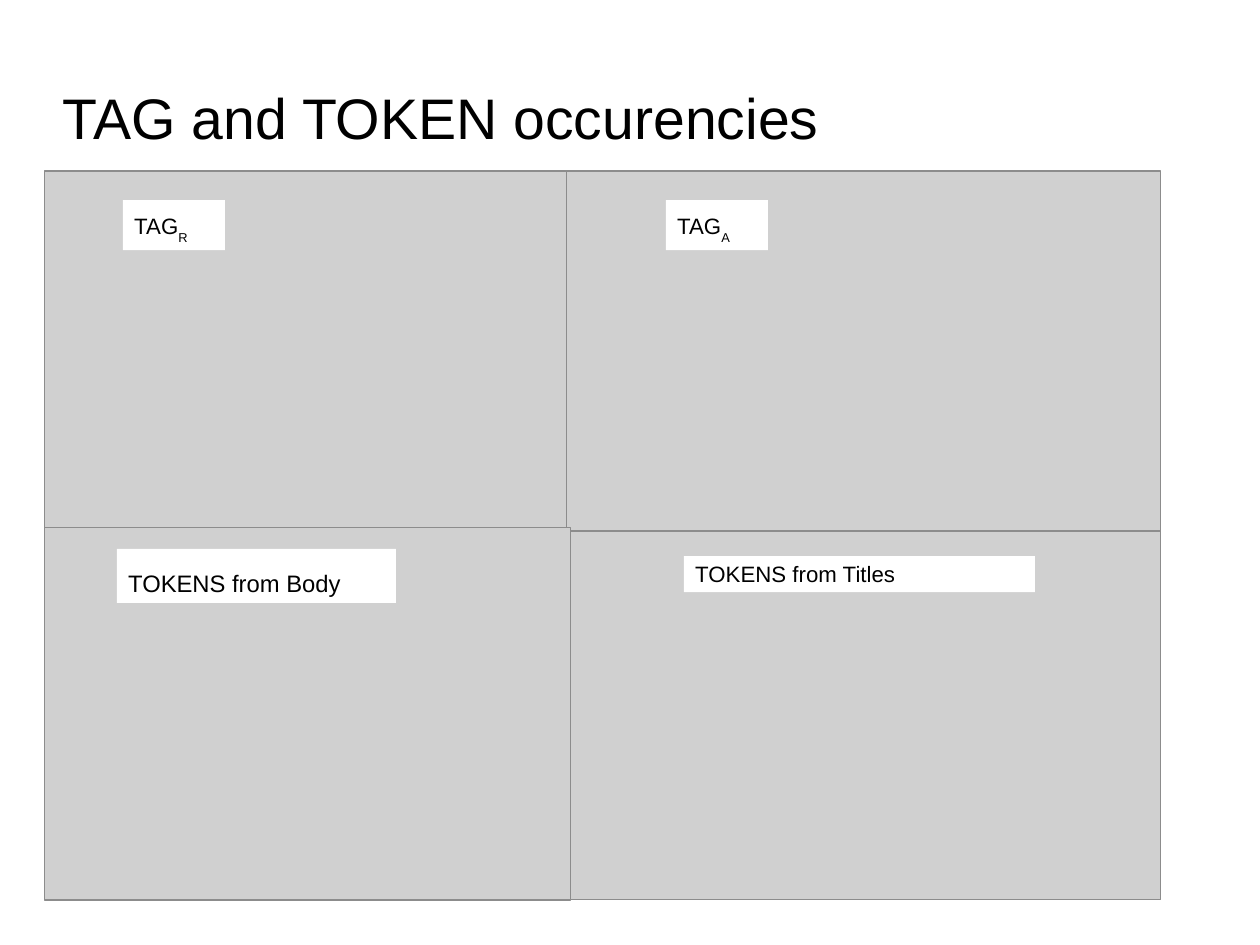
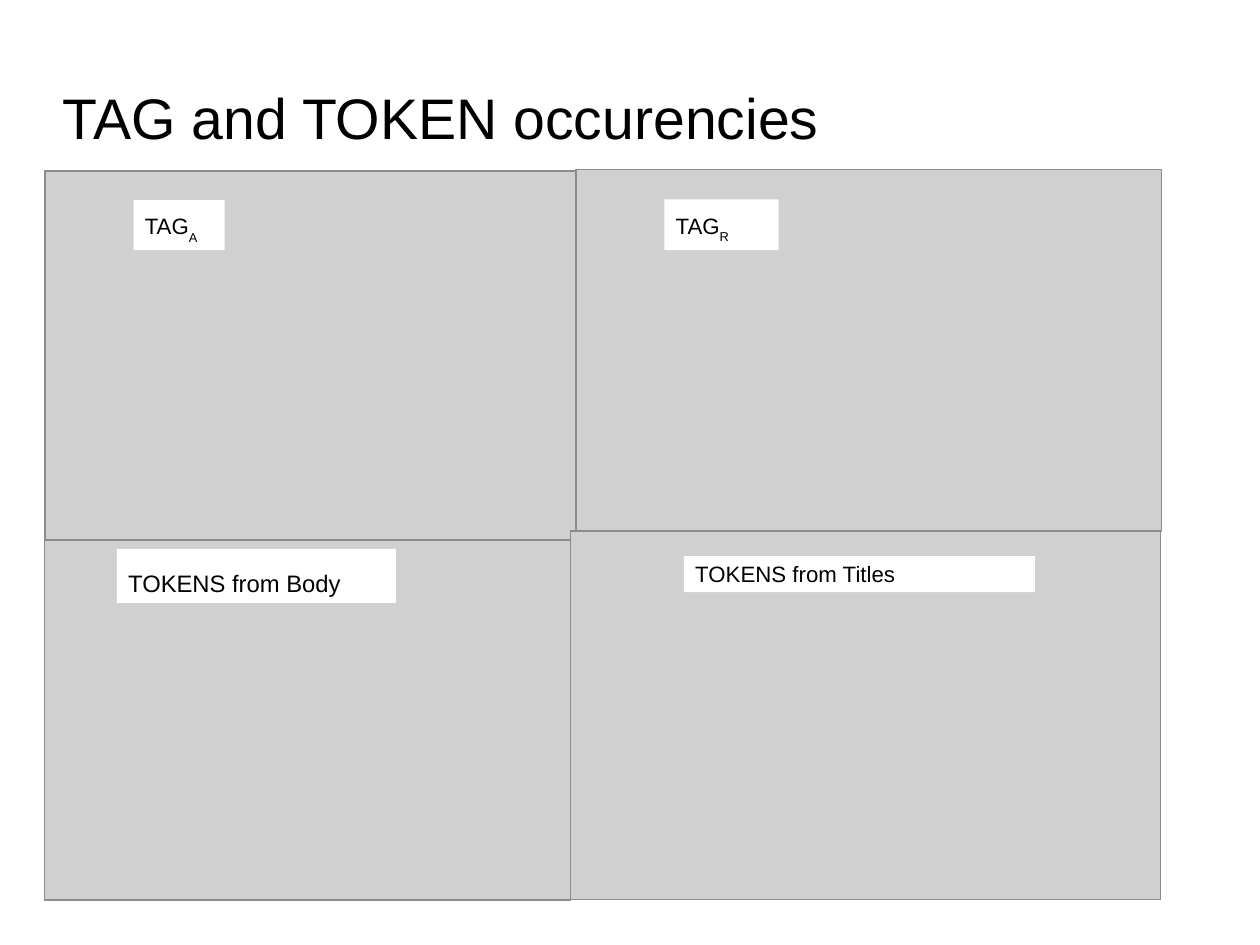
Before and after one commit to dataforcast/OC_Datascientist, a slide deck: slide 7 of P6/report/Openclassrooms_ParcoursDatascientist_P6-V1.odp. Drawn at 1260x945 pixels with LibreOffice and Linux fonts; fonts in the diff are those of the drawing; grey boxes stand for pictures; background and template pictures are left out. Boxes give left, top, right and bottom in pixels: in the first picture for what was removed or moved away, otherwise in the second. Text is boxed around its words. In the diff, an @@ line names an element or a change of style, - is before the commit and + after.

```diff
--- a/P6/report/Openclassrooms_ParcoursDatascientist_P6-V1.odp
+++ b/P6/report/Openclassrooms_ParcoursDatascientist_P6-V1.odp
@@ picture resized from (x1=45, y1=172, x2=567, y2=528) to (x1=45, y1=172, x2=576, y2=541) @@
@@ picture resized from (x1=567, y1=172, x2=1162, y2=541) to (x1=576, y1=170, x2=1163, y2=532) @@
@@ rectangle "TAGA" resized from (x1=667, y1=200, x2=768, y2=250) to (x1=134, y1=200, x2=225, y2=250) @@
@@ rectangle "TAGR" resized from (x1=123, y1=200, x2=225, y2=250) to (x1=664, y1=199, x2=779, y2=249) @@
```
Also in this commit, not shown: 17 other slides changed, 2 slides added, 1 slide removed, 6 other files.
